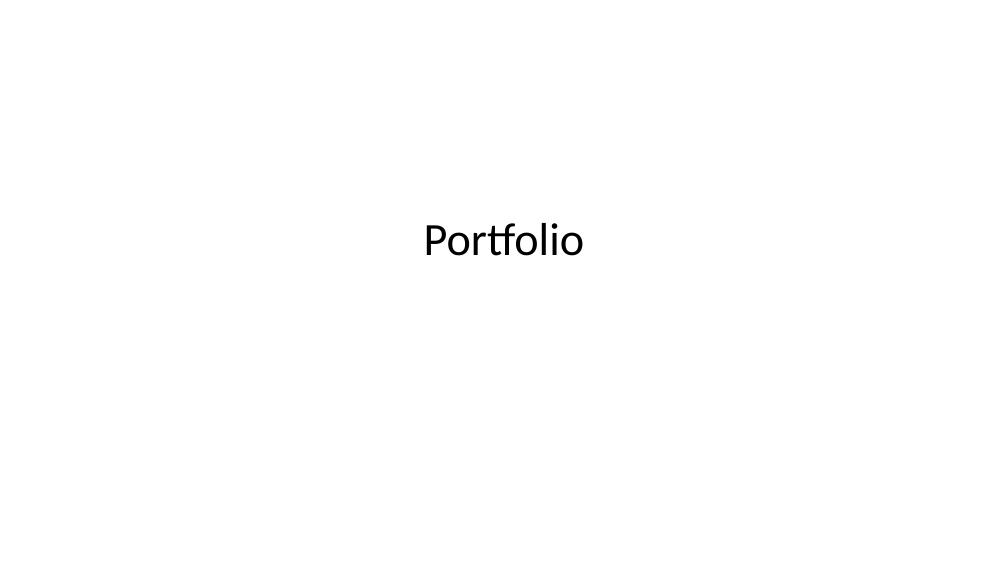
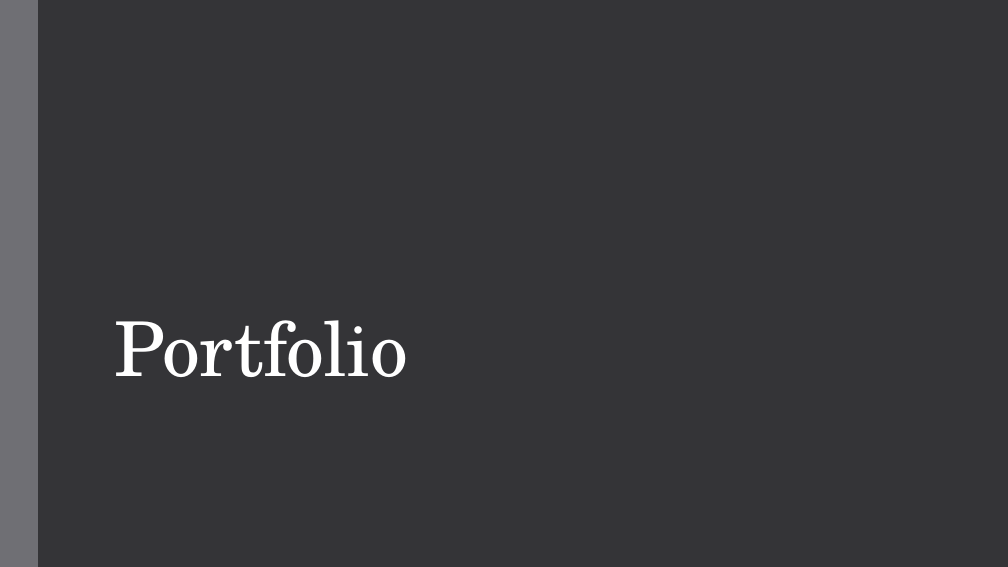
Before and after one commit to vtadlock77/tc2_Tadlock, a slide deck: slide 1 of docs/portfolio.pptx. Drawn at 1008x567 pixels with LibreOffice and Linux fonts; fonts in the diff are those of the drawing. Boxes give left, top, right and bottom in pixels: in the first picture for what was removed or moved away, otherwise in the second. Text is boxed around its words. In the diff, an @@ line names an element or a change of style, - is before the commit and + after.

```diff
--- a/docs/portfolio.pptx
+++ b/docs/portfolio.pptx
@@ background #FFFFFF to #353537 @@
@@ rectangle added at box(0, 0, 38, 566), fill #6F6F74 @@
@@ title "Portfolio": place and size @@
-title "Portfolio" at box(424, 223, 585, 256)
+title "Portfolio" at box(114, 320, 407, 377)
@@ title "Portfolio" at box(114, 320, 407, 377): size 33 to 54 pt, font Calibri to TeX Gyre Schola, text colour #000000 to #FFFFFF, letter spacing 0 to -0.4 pt; alignment centre to left; line spacing 1 to 0.85; vertical alignment middle to bottom @@
```
Also in this commit, not shown: 1 other slide changed, 16 other files.
